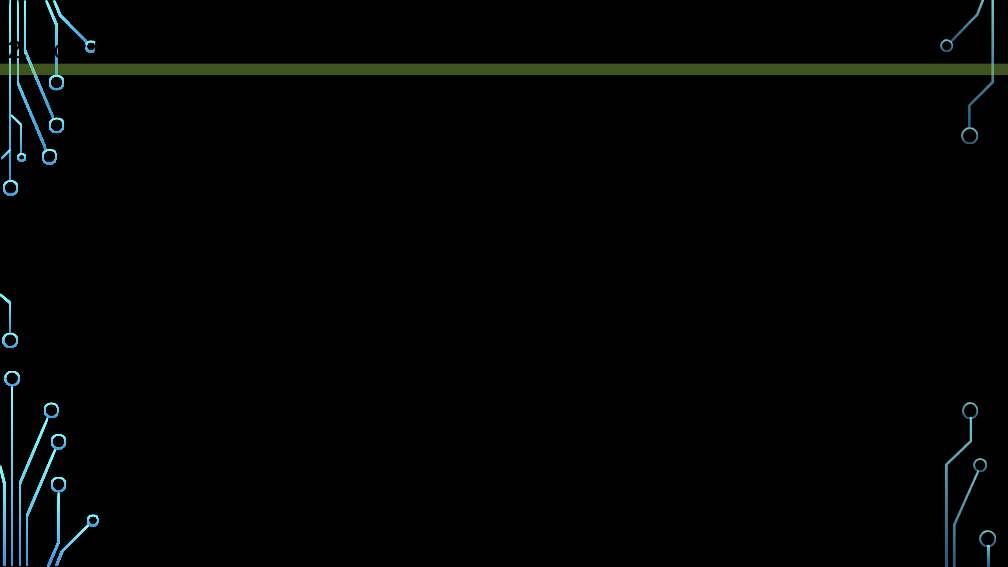
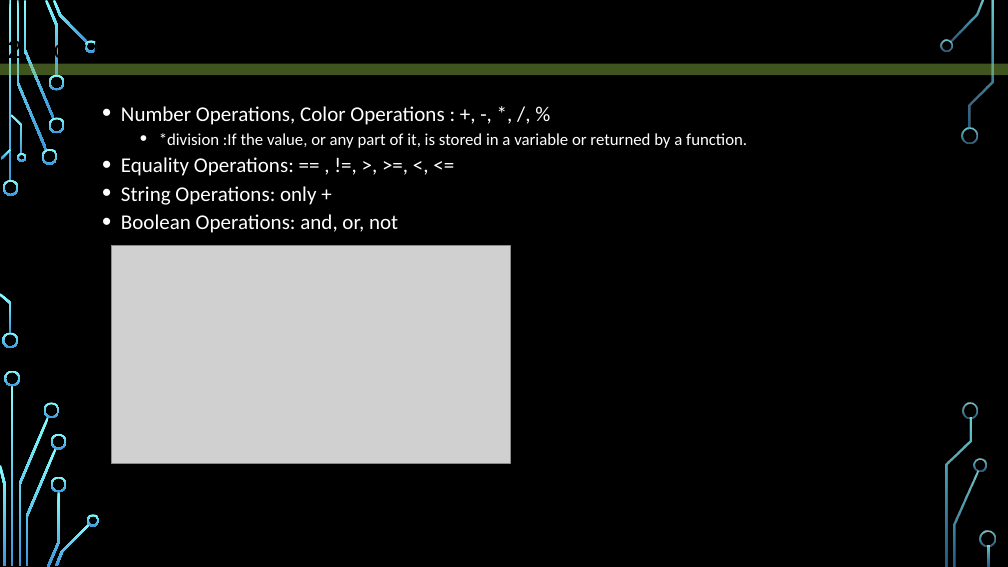
Before and after one commit to sanhdieux1/Note, a slide deck: slide 5 of SASS/presentation.pptx. Drawn at 1008x567 pixels with LibreOffice and Linux fonts; fonts in the diff are those of the drawing; grey boxes stand for pictures; background and template pictures are left out. Boxes give left, top, right and bottom in pixels: in the first picture for what was removed or moved away, otherwise in the second. Text is boxed around its words. In the diff, an @@ line names an element or a change of style, - is before the commit and + after.

```diff
--- a/SASS/presentation.pptx
+++ b/SASS/presentation.pptx
@@ text added at (121,106,747,233), 20 pt, text #FFFFFF @@
+• Number Operations, Color Operations : +, -, *, /, %
+  • *division :If the value, or any part of it, is stored in a variable or returned by a function.
+• Equality Operations: == , !=, >, >=, <, <=
+• String Operations: only +
+• Boolean Operations: and, or, not
@@ picture added at (112,246,510,463) @@
```
Also in this commit, not shown: 1 other slide changed, 1 other file.
